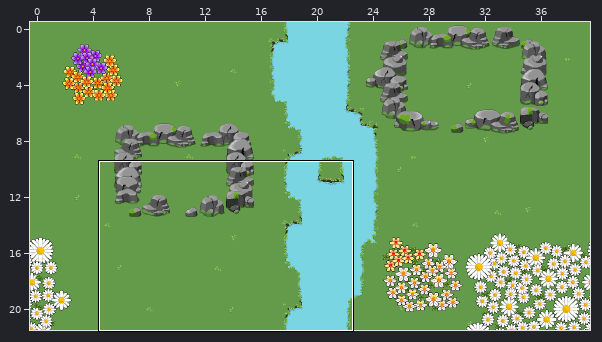
A Tiled map gets an edit: maps/level3.tmx. The first picture is a wide view before the edit; the outline marks the close-up.
Close-up. First the earlier version:
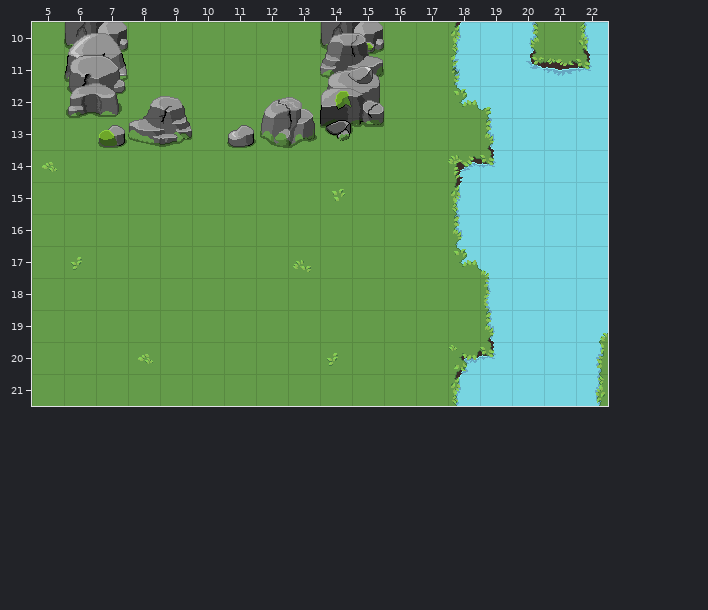
Cells are 32x32 px. Shown: x 5..22, y 10..21. The commit also changed other parts of the map, which this record leaves out.
New version:
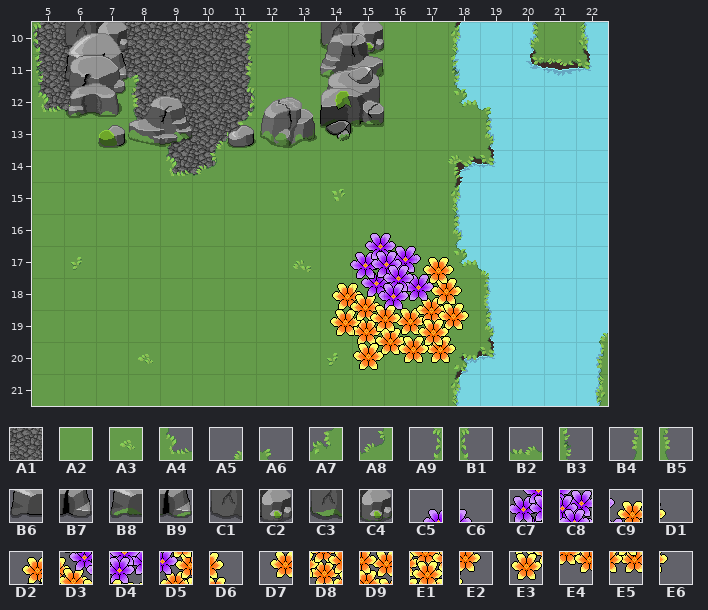
Key: from "[M]Grass": A1 0, A2 1, A3 6, A4 9 turned 270, A5 11, A6 12, A7 18 turned 270, A8 19, A9 29 flipped on the diagonal, B1 29 turned 90, B2 30, B3 32 turned 90, B4 34 flipped on the diagonal, B5 34 turned 90; from "[M]Rocks": B6 154, B7 155, B8 156, B9 157, C1 182, C2 183, C3 184, C4 185; from "[M]flower": C5 42, C6 43, C7 65, C8 66, C9 67, D1 68, D2 87, D3 88, D4 89, D5 90, D6 91, D7 110, D8 111, D9 112, E1 113, E2 114, E3 134, E4 135, E5 136, E6 137.
__ is an empty cell, ## one hidden under a higher layer.
The author wrote: Add more elements to the first levels
The exact change:
Layer "tiles":
y 10..11: x 5..11 ## ## ## ## ## ## ## -> A1 A1 A1 A1 A1 A1 A1
y 12: x 5..6 ## ## -> A1 A1; x 8..11 ## ## ## ## -> A1 A1 A1 A1
y 13: x 9..11 ## ## ## -> A1 A1 A1
y 14: x 9..10 ## ## -> A1 A1
Layer "tilesover":
y 10: x 5..11 A2 A2 A2 A2 A2 A2 A2 -> B1 __ __ __ __ __ B4
y 11: x 5..11 A2 A2 A2 A2 A2 A2 A2 -> B3 A5 B2 A6 __ __ B4
y 12: x 5..6 A2 A2 -> A4 A8; x 8..11 A2 A2 A2 A2 -> B5 __ __ A9
y 13: x 9..11 A2 A2 A2 -> A6 A5 A7
y 14: x 5 A3 -> A2; x 9..10 A2 A2 -> A4 A8
Layer "elements":
y 10: x 6..7 C3 C4 -> C1 C2
y 11: x 6..7 B8 B9 -> B6 B7
Layer "over":
y 16: x 15..16 __ __ -> C5 C6
y 17: x 15..18 __ __ __ __ -> C7 C8 C9 D1
y 18: x 14..18 __ __ __ __ __ -> D2 D3 D4 D5 D6
y 19: x 14..18 __ __ __ __ __ -> D7 D8 D9 E1 E2
y 20: x 15..18 __ __ __ __ -> E3 E4 E5 E6
Boxes around the changes in both close-ups, in picture pixels (x1, y1, x2, y2):
changed: (33, 22, 255, 176)
added: (330, 233, 469, 370)
